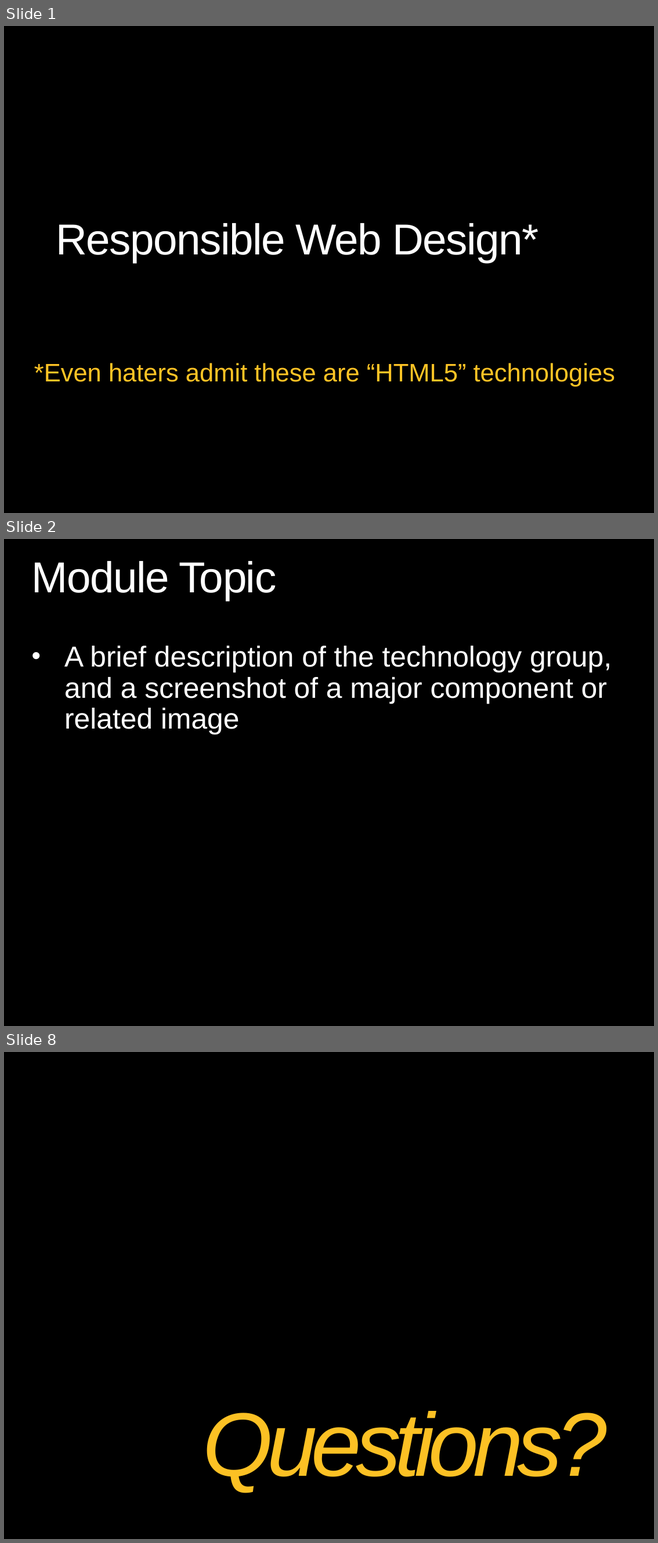
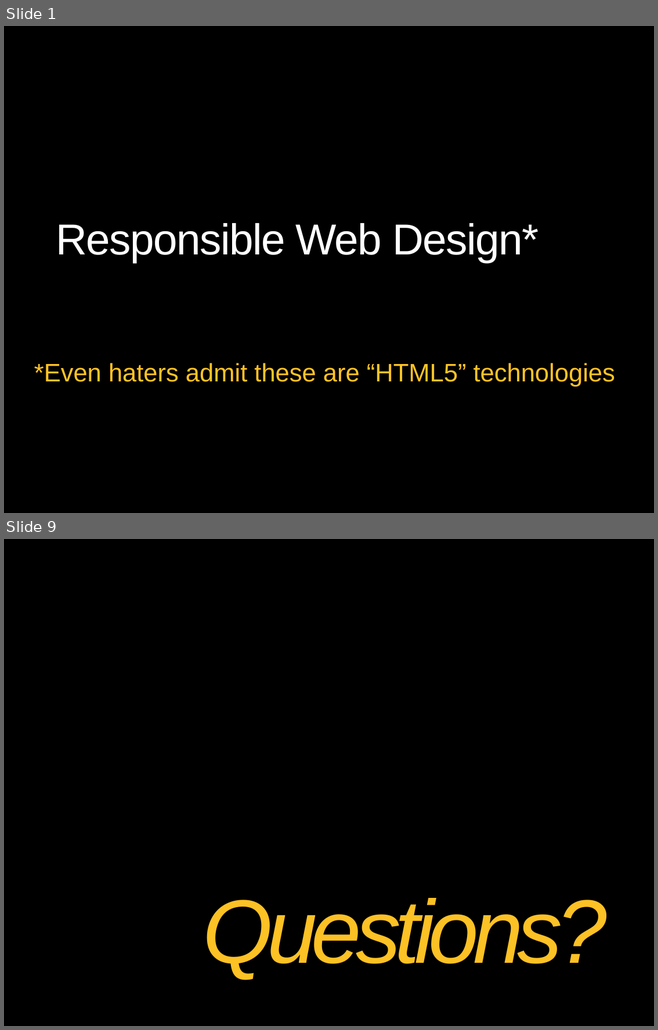
Before and after one commit to theClarkSell/HTML5-Compiler, a slide deck: 6-Responsible Web Design/ResponsibleWebDesign.pptx. Shown one above the other, each under a label of ours: slides 1, 2 and 8 before the commit, slides 1 and 9 after it; the slides between them are not shown. The pictures are 658x1543 and 658x1030 pixels, drawn with LibreOffice and Linux fonts; fonts in the diff are those of the drawing; background and template pictures are left out. Boxes give left, top, right and bottom in pixels: in the first picture for what was removed or moved away, otherwise in the second. Text is boxed around its words. In the diff, an @@ line names an element or a change of style, - is before the commit and + after.

```diff
--- a/6-Responsible Web Design/ResponsibleWebDesign.pptx
+++ b/6-Responsible Web Design/ResponsibleWebDesign.pptx
@@ slide 2 removed at box(4, 539, 654, 1026), background picture (left out) @@
@@ title removed at box(32, 561, 276, 600) @@
-Module Topic
@@ text removed at box(64, 646, 611, 735) @@
-• A brief description of the technology group, and a screenshot of a major component or related image
@@ what was slide 8 is now slide 9 @@
```
Also in this commit, not shown: 1 slide changed, 5 slides added, 3 other slides removed.
